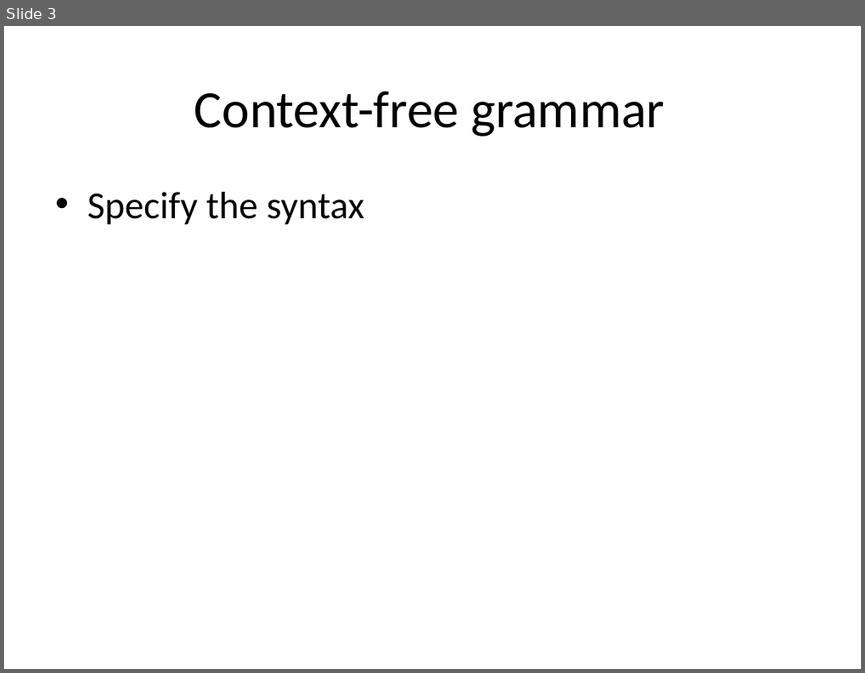
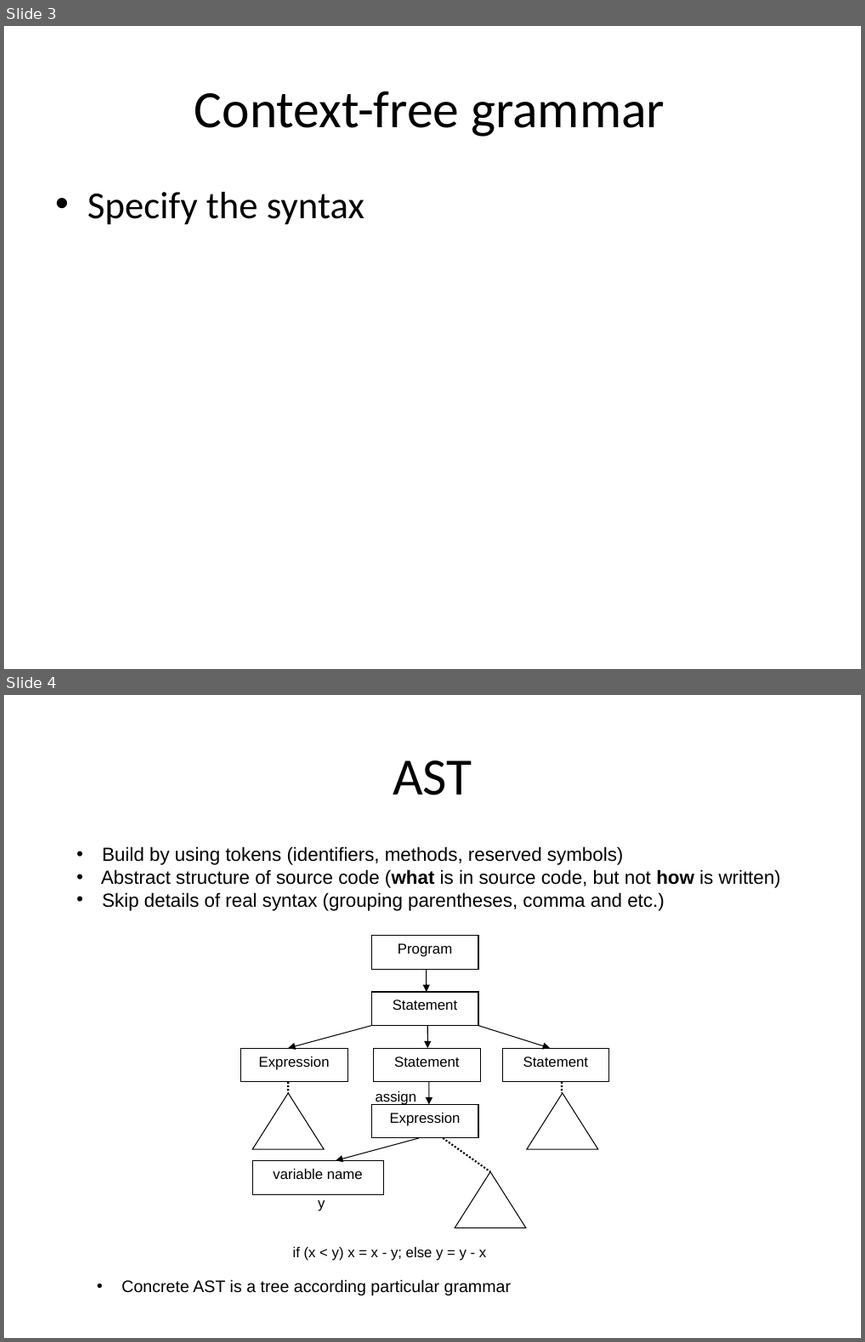
Before and after one commit to isurup/kalle-martin-group, a slide deck: SSE2/slides/1 Analysis.ppt. Shown one above the other, each under a label of ours: slide 3 before the commit, slides 3 and 4 after it. The pictures are 865x673 and 865x1342 pixels, drawn with LibreOffice and Linux fonts; fonts in the diff are those of the drawing. Boxes give left, top, right and bottom in pixels: in the first picture for what was removed or moved away, otherwise in the second. Text is boxed around its words. In the diff, an @@ line names an element or a change of style, - is before the commit and + after.

```diff
--- a/SSE2/slides/1 Analysis.ppt
+++ b/SSE2/slides/1 Analysis.ppt
@@ slide 4 added at (4, 695, 861, 1338), background #FFFFFF @@
@@ title added at (392, 760, 472, 795), 44 pt, text #000000 @@
+AST
@@ text added at (101, 846, 781, 911), 16 pt, text #000000 @@
+• Build by using tokens (identifiers, methods, reserved symbols)
+• Abstract structure of source code (what is in source code, but not how is written)
+• Skip details of real syntax (grouping parentheses, comma and etc.)
@@ group added at (240, 936, 609, 1260): 7 rectangles, 6 arrows, 3 flow chart extracts, 3 lines, 3 texts @@
+Program
+Statement
+Expression
+Statement
+Statement
+Expression
+variable name
+y
+assign
+if (x < y) x = x - y; else y = y - x
@@ text added at (121, 1279, 511, 1295), 14 pt, text #000000 @@
+• Concrete AST is a tree according particular grammar
```
Also in this commit, not shown: 5 slides changed, 9 other slides added.
